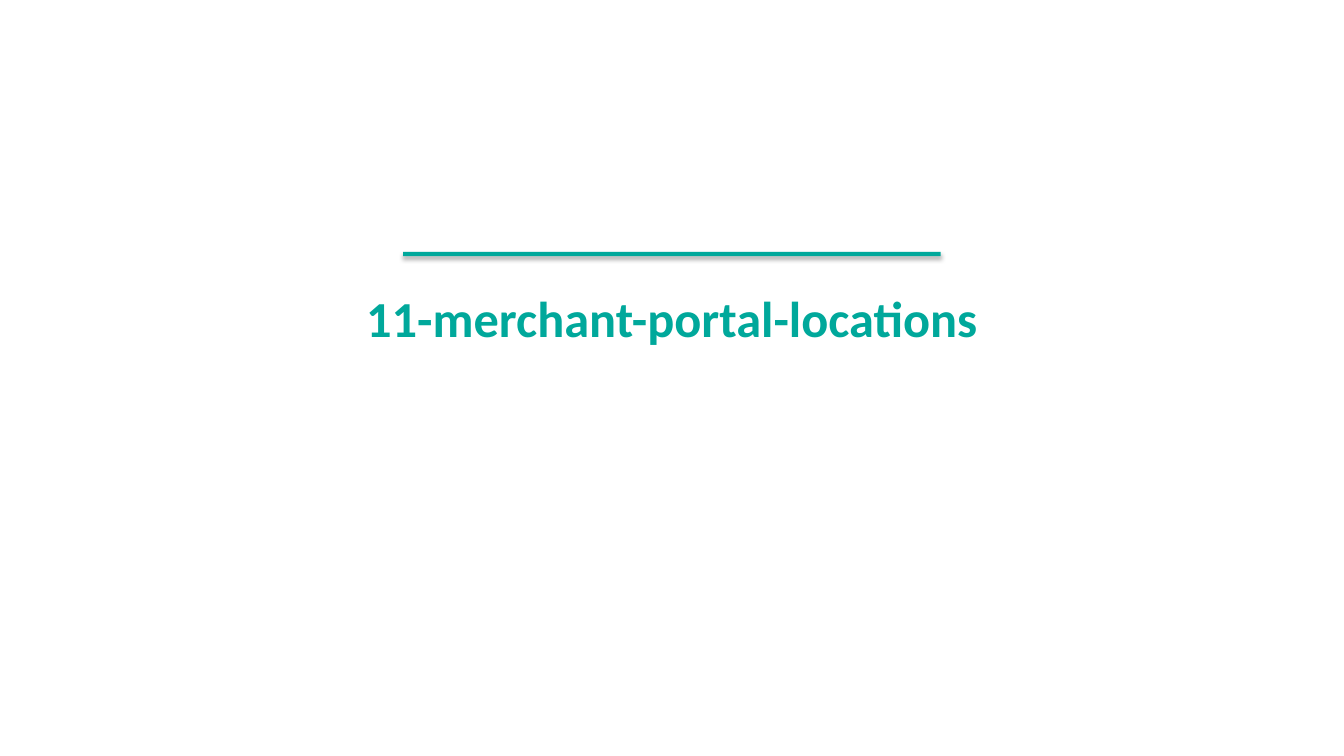
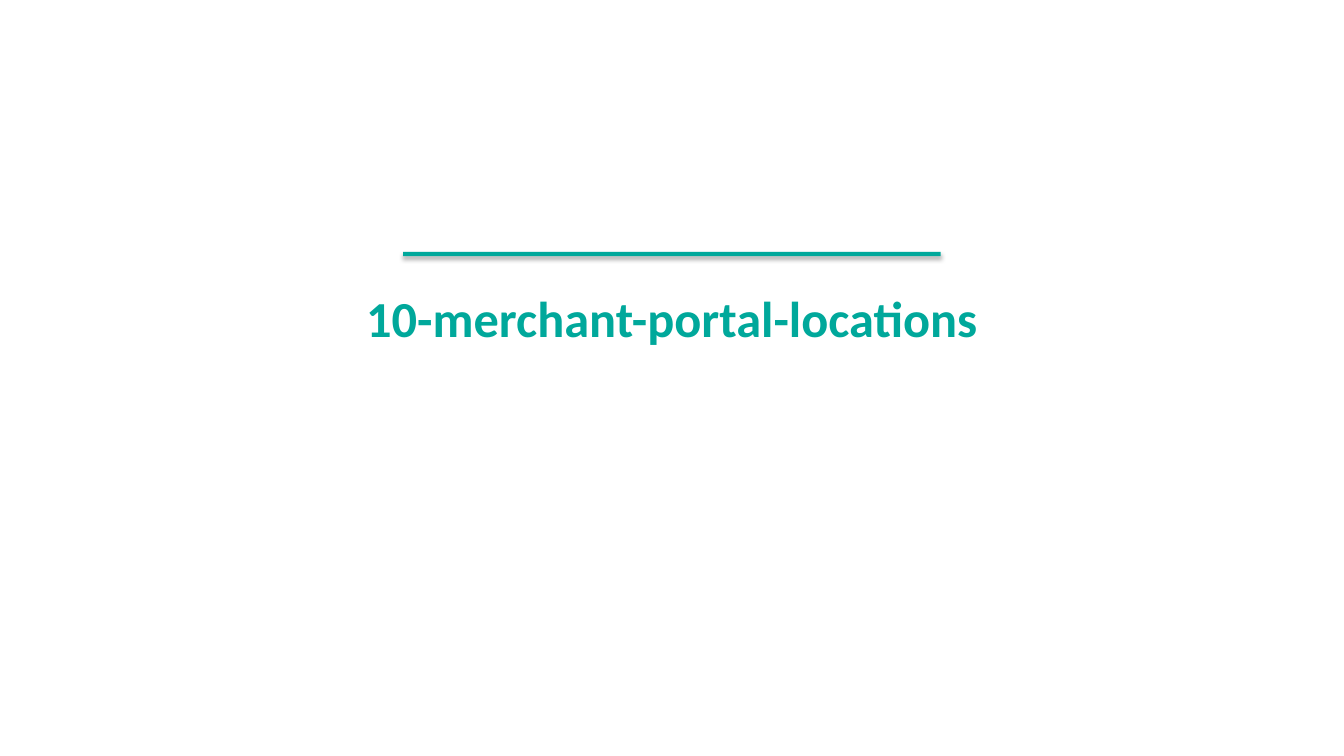
Before and after one commit to spryker-academy/instructor-exercises, a slide deck: slide 210 of guides-pptx/spryker-academy-professional.pptx (slide 235 before the commit). Drawn at 1344x756 pixels with LibreOffice and Linux fonts; fonts in the diff are those of the drawing. Boxes give left, top, right and bottom in pixels: in the first picture for what was removed or moved away, otherwise in the second. Text is boxed around its words. In the diff, an @@ line names an element or a change of style, - is before the commit and + after.

```diff
--- a/guides-pptx/spryker-academy-professional.pptx
+++ b/guides-pptx/spryker-academy-professional.pptx
@@ text at <box>366,301,977,345</box>: text changed @@
-11-merchant-portal-locations
+10-merchant-portal-locations
```
Also in this commit, not shown: 4 other slides changed, 10 other files.
